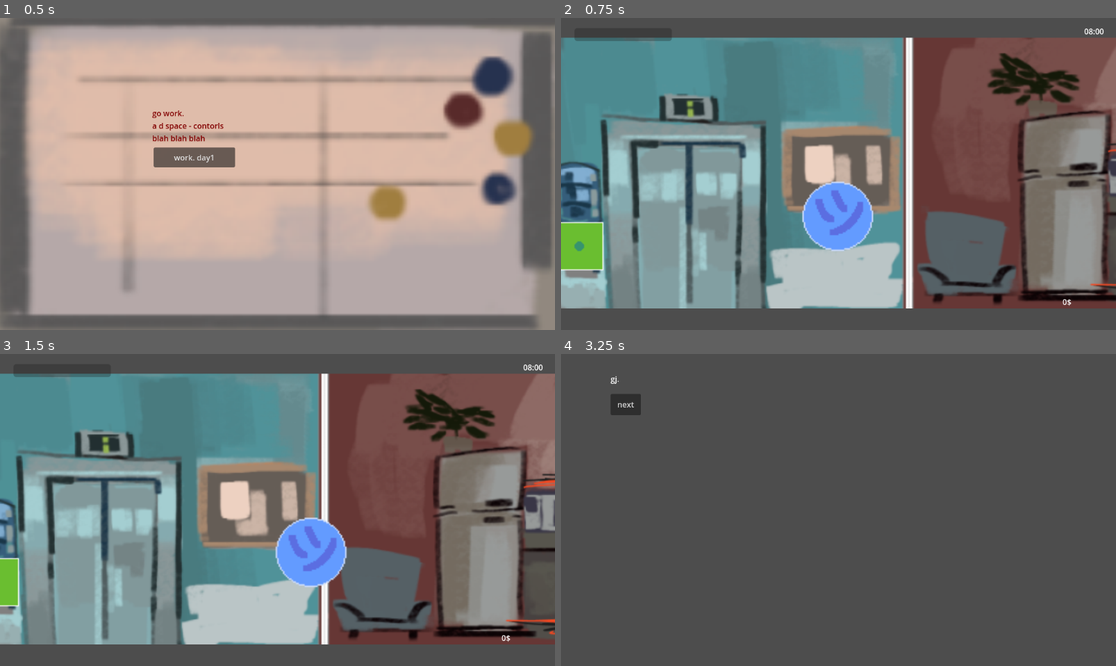
Above: before the commit, frames 1-4 (two rows, left to right).
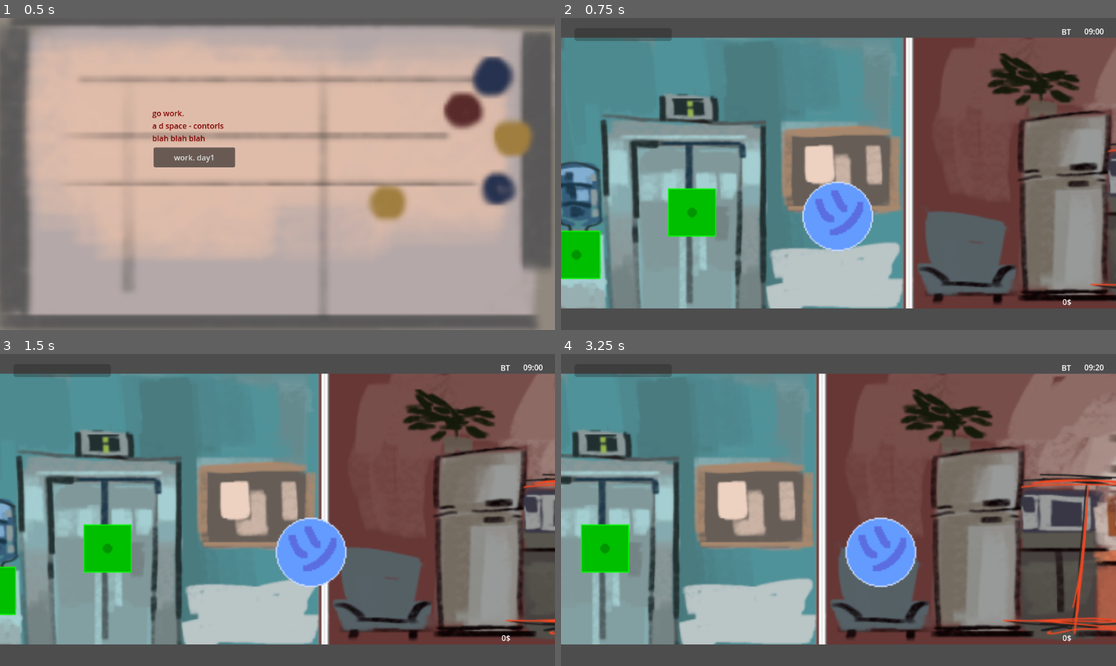
Above: after the commit, the same moments.

Repository: stayawayfrommeow/forced-2-quit
Game: Godot game, scene res://global.tscn
Same seed, same stepped clock (60 frames per second), same inputs: the game is played once before the commit and once after it.
Inputs:
- Up to frame 1 (0.5 s): no input
- Up to frame 2 (0.75 s): click "work. day1" at 0.5 s
- Up to frame 3 (1.5 s): tap Enter at 1.25 s; hold Right (move_right) from 1.28 s (still down); hold Space (interact) from 1.28 s (still down)
- Up to frame 4 (3.25 s): release Right (move_right) at 2.03 s; release Space (interact) at 2.03 s; hold Left (move_left) 2.03-2.78 s; tap Space (interact) at 2.1 s; hold Right (move_right) from 2.78 s (still down); hold Space (interact) from 2.78 s (still down)

Frame 1 is identical in both runs. In frame 2, 2.8% of the frame differs, in the area x 0-96%, y 3-84%; in frame 3, 2.0%; in frame 4, 77%, in the area x 0-100%, y 3-94%.

Commit message:
events genrator

Diff:
--- a/day1/day1.tscn
+++ b/day1/day1.tscn
@@ -27,17 +27,14 @@
 texture = ExtResource("2_wxk1o")
 metadata/_edit_lock_ = true
 
-[node name="Interactable" parent="." instance=ExtResource("3_wxk1o")]
-visible = false
-position = Vector2(-52, 237)
+[node name="Interactable" parent="." groups=["Interactables", "cooler"] instance=ExtResource("3_wxk1o")]
+position = Vector2(-55, 246)
 
-[node name="Interactable2" parent="." instance=ExtResource("3_wxk1o")]
-visible = false
-position = Vector2(-714, 246)
+[node name="Interactable2" parent="." groups=["Interactables", "printer"] instance=ExtResource("3_wxk1o")]
+position = Vector2(-725, 243)
 
-[node name="Interactable3" parent="." instance=ExtResource("3_wxk1o")]
-visible = false
-position = Vector2(451, 202)
+[node name="Interactable3" parent="." groups=["Interactables", "elevator"] instance=ExtResource("3_wxk1o")]
+position = Vector2(65, 202)
 
 [node name="win_screen_placeholder" type="Label" parent="."]
 visible = false
--- a/day1/day_1.gd
+++ b/day1/day_1.gd
@@ -8,9 +8,6 @@
 
 # Called when the node enters the scene tree for the first time.
 func _ready():
-	quest1.visible = true
-	quest2.visible = false
-	quest3.visible = false
 	win_screen.visible = false
 
 	pass # Replace with function body.
@@ -20,23 +17,23 @@
 func _process(delta):
 	pass
 
-#quest 1 completed
-func _on_interactable_tree_exited():
-	quest2.visible = true
-	quest3.visible = false
-	pass # Replace with function body.
-
-#quest 2 completed
-func _on_interactable_2_tree_exited():
-	quest3.visible = true
-
-
-	pass # Replace with function body.
-
-#quest 3 completed
-func _on_interactable_3_tree_exited():
-	win_screen.visible = true
-
-
-	Global.endDay(1)
-	pass # Replace with function body.
+##quest 1 completed
+#func _on_interactable_tree_exited():
+	#quest2.visible = true
+	#quest3.visible = false
+	#pass # Replace with function body.
+#
+##quest 2 completed
+#func _on_interactable_2_tree_exited():
+	#quest3.visible = true
+#
+	#
+	#pass # Replace with function body.
+#
+##quest 3 completed
+#func _on_interactable_3_tree_exited():
+	#win_screen.visible = true
+#
+	#
+	#Global.end_current_day()
+	#pass # Replace with function body.
--- a/day_passed/day_passed.gd
+++ b/day_passed/day_passed.gd
@@ -12,5 +12,5 @@
 
 
 func _on_button_pressed():
-	get_tree().change_scene_to_file("res://day1/day1.tscn")
+	Global.start_next_day()
 	pass # Replace with function body.
--- a/global.gd
+++ b/global.gd
@@ -2,10 +2,57 @@
 
 signal upd_stress(val)
 signal upd_bank(val)
+signal upd_day(val)
 
 var day1scn = preload("res://day1/day1.tscn")
 var letter_scn = preload("res://starting_letter/starting_letter.tscn")
 var stressbar = "res://stressbar/stressbar.tscn"
+
+const events := [
+	[
+		{
+			"group": "cooler",
+			"lifetime": 5,
+			"stress": 5,
+			"bank": 50,
+			"penalty": 20,
+			"name": "Распечатать документы",
+			"eventTimes": [6, 12, 18, 24, 30, 36]
+		}
+	],
+	[
+				{
+			"group": "printer",
+			"lifetime": 5,
+			"stress": 5,
+			"bank": 50,
+			"penalty": 20,
+			"name": "Распечатать документы",
+			"eventTimes": [6, 12, 18, 24]
+		},
+		{
+			"group": "cooler",
+			"lifetime": 5,
+			"stress": 10,
+			"bank": 50,
+			"penalty": 20,
+			"name": "Попить воду",
+			"eventTimes": [3, 9, 15, 21]
+		},
+		{
+			"group": "elevator",
+			"lifetime": 5,
+			"stress": 20,
+			"bank": 50,
+			"penalty": 20,
+			"name": "Погулять",
+			"eventTimes": [30, 36, 42]
+		}
+	],
+	[],
+	[],
+	[]
+]
 
 var MAX_STRESS = 100
 @export var stress = 0:
@@ -34,12 +81,42 @@
 	get_tree().change_scene_to_packed(letter_scn)
 	pass # Replace with function body.
 
-func goToDay(number):
-	match number:
-		1:
-			get_tree().change_scene_to_packed(day1scn)
-		2:
-			get_tree().change_scene_to_file("res://day1/day1.tscn")
+var day = 1
 
-func endDay(number):
+
+func generate_events(time_tick: int):
+	for event in events[day - 1]:
+		if (event.eventTimes.has(time_tick)):
+			var nodes = get_tree().get_nodes_in_group(event.group)
+			for i in range(nodes.size()):
+				var val = nodes[i]
+				if (!val.activated):
+					val.activate(event.lifetime, event.penalty, event.stress, event.bank, event.name)
+					break;
+
+
+
+	#var nodes = get_tree().get_nodes_in_group("Interactables")
+	#for i in range(nodes.size()):
+		#var val = nodes[i]
+#
+		#if schedule[i].has(time_tick):
+			#val.activate()
+			#print("Активация", i)
+
+func start_next_day():
+	var nodes = get_tree().get_nodes_in_group("Interactables")
+	for i in range(nodes.size()):
+		var val = nodes[i]
+		if (val.activated):
+			val.deactivate()
+
+	stress = -stress
+	day += 1
+	emit_signal('upd_day', day)
+
+
+	get_tree().change_scene_to_file("res://day1/day1.tscn")
+
+func end_current_day():
 	get_tree().change_scene_to_file("res://day_passed/day_passed.tscn")
--- /dev/null
+++ b/gui/day/day.gd
@@ -0,0 +1,14 @@
+extends Control
+
+@onready var dayLabel = $Label
+
+const days = ["ПН", "ВТ", "СР", "ЧТ", "ПТ", "СБ", "ВС"]
+
+# Called when the node enters the scene tree for the first time.
+func _ready():
+	dayLabel.text = str(days[Global.day])
+	Global.upd_day.connect(upd_day)
+	pass # Replace with function body.
+
+func upd_day(val):
+	dayLabel.text = str(days[val])
--- /dev/null
+++ b/gui/day/day.tscn
@@ -0,0 +1,18 @@
+[gd_scene load_steps=2 format=3 uid="uid://b12vsoltw4wp1"]
+
+[ext_resource type="Script" uid="uid://djl0o3mb6opve" path="res://gui/day/day.gd" id="1_57oio"]
+
+[node name="Bank" type="Control"]
+layout_mode = 3
+anchors_preset = 15
+anchor_right = 1.0
+anchor_bottom = 1.0
+grow_horizontal = 2
+grow_vertical = 2
+script = ExtResource("1_57oio")
+
+[node name="Label" type="Label" parent="."]
+layout_mode = 0
+offset_right = 48.0
+offset_bottom = 28.0
+text = "ПН"
--- a/gui/gui.tscn
+++ b/gui/gui.tscn
@@ -1,8 +1,9 @@
-[gd_scene load_steps=4 format=3 uid="uid://ddtvttl6lwx85"]
+[gd_scene load_steps=5 format=3 uid="uid://ddtvttl6lwx85"]
 
 [ext_resource type="PackedScene" uid="uid://cnqxjfj636es5" path="res://gui/stressbar/stressbar.tscn" id="1_yw5qc"]
 [ext_resource type="PackedScene" uid="uid://dalinajj3vicw" path="res://gui/timer/timer.tscn" id="2_ioifv"]
 [ext_resource type="PackedScene" uid="uid://bqysnnsh10kqh" path="res://gui/bank/bank.tscn" id="3_q46mf"]
+[ext_resource type="PackedScene" uid="uid://b12vsoltw4wp1" path="res://gui/day/day.tscn" id="4_n360k"]
 
 [node name="Gui" type="CanvasLayer"]
 
@@ -23,3 +24,9 @@
 offset_top = 578.0
 offset_right = -29.0
 offset_bottom = -24.0
+
+[node name="Day" parent="." instance=ExtResource("4_n360k")]
+offset_left = 1039.0
+offset_top = 17.0
+offset_right = -78.0
+offset_bottom = -604.0
--- a/gui/timer/timer.gd
+++ b/gui/timer/timer.gd
@@ -6,12 +6,11 @@
 @onready var timer = $"../Timer"
 @onready var clock_text = $Label
 var total_time
-var START_HOURS = 08
-var START_MINUTES = 00
 
 # Called when the node enters the scene tree for the first time.
 func _ready():
 	total_time = 0
+	calc_time(total_time)
 	pass # Replace with function body.
 
 
@@ -19,17 +18,27 @@
 func _process(delta):
 	pass
 
-func calc_time (total_time):
-	var total_minutes = total_time * MINUTERS_PER_TICK
-	var total_hours = floor(total_minutes / MINUTES_PER_HOUR)
-	var pretty_minutes = total_minutes % MINUTES_PER_HOUR
-	var pretty_hours = START_HOURS + total_hours
-	clock_text.text = str(pretty_hours, ':', pretty_minutes)
-	pass
+func calc_time(total_time : int) -> void:
+	# константы, которые должны быть где-то объявлены
+	const MINUTERS_PER_TICK := 10          # сколько минут игрового времени в одном тике
+	const MINUTES_PER_HOUR  := 60
+	const START_HOURS       := 9
+
+	var total_minutes := total_time * MINUTERS_PER_TICK
+	var hours   := START_HOURS + total_minutes / MINUTES_PER_HOUR
+	var minutes := total_minutes % MINUTES_PER_HOUR
+
+	# %02d — всегда две цифры, с ведущим нулём
+	clock_text.text = "%02d:%02d" % [hours, minutes]
 
 
 
 func _on_timer_timeout():
 	total_time += 1
 	calc_time(total_time)
+
+	Global.generate_events(total_time)
+
+	if (total_time > 54):
+		Global.end_current_day()
 	pass # Replace with function body.
--- a/interactables/interactable.gd
+++ b/interactables/interactable.gd
@@ -7,53 +7,77 @@
 @onready var player_near = false
 @onready var obj_sprt = $AnimatedSprite2D
 @onready var killtimer = $kill_timer
+@onready var activate_timer = $activate_timer
 
 @export var stress = 15
 @export var money = 100
 
 var DURATION = 3
 
+@export var activated = false
+
+var event_penalty = 0
+var event_bank = 0
+var event_stress = 0
+
 # Called when the node enters the scene tree for the first time.
 func _ready():
 	#обект видно
 	obj_sprt.visible = true
-
 	#по умолчанию попапы скрыты
 	interact_popup.visible = false
 	gj_popup.visible = false
+	obj_sprt.modulate = Color.GREEN
 
-
-	pass # Replace with function body.
+	pass # Replace with function body.a
 
 # Called every frame. 'delta' is the elapsed time since the previous frame.
 func _process(delta):
 	pass
 
 func _input(event: InputEvent):
-	if (player_near and event.is_action_pressed("interact")):
-		gj_popup.visible = true
-		obj_sprt.visible = false
+	if (activated and player_near and event.is_action_pressed("interact")):
 		interact_popup.visible = false
-		killtimer.start(1)
-		Global.stress = stress
-
+		if (stress):
+			Global.stress = event_stress
+			Global.bank = event_bank
+		deactivate()
 	pass
 
+
+func activate(lifetime, penalty, stress, bank, name):
+	interact_popup.text = name
+	activate_timer.start(lifetime)
+	event_penalty = penalty
+	event_stress = stress
+	event_bank = bank
+
+	activated = true
+	obj_sprt.modulate = Color.RED
+	_update_popup()
+
+func deactivate():
+	activated = false
+	obj_sprt.modulate = Color.GREEN
+	interact_popup.visible = false
+	activate_timer.stop()
+
 func _on_area_2d_body_entered(body):
-	#если плеер подошёл, то показываем попап
 	player_near = true
-	interact_popup.visible = true
-	animations.play("popup_enter")
+	_update_popup()
+	pass # Replace with function body.
 
-
-	pass # Replace with function body.
+func _update_popup():
+	interact_popup.visible = player_near and activated
+	if player_near and activated:
+		animations.play("popup_enter")
+	else:
+		animations.play("popup_escape")
 
 
 func _on_area_2d_body_exited(body):
-	#если плеер отошёл, то скрываем попап
 	player_near = false
-	animations.play("popup_escape")
-
+	_update_popup()
 	pass # Replace with function body.
 
 
@@ -67,3 +91,9 @@
 func _on_kill_timer_timeout():
 	queue_free()
 	pass # Replace with function body.
+
+
+func _on_activate_timer_timeout() -> void:
+	Global.stress = event_penalty
+	deactivate()
+	pass # Replace with function body.
--- a/interactables/interactable.tscn
+++ b/interactables/interactable.tscn
@@ -1,25 +1,65 @@
-[gd_scene load_steps=10 format=3 uid="uid://dsrb3848nvwuy"]
+[gd_scene load_steps=12 format=3 uid="uid://dsrb3848nvwuy"]
 
 [ext_resource type="Script" uid="uid://n51lk83yitjg" path="res://interactables/interactable.gd" id="1_7t3he"]
 [ext_resource type="Texture2D" uid="uid://chx3u7ssyuop5" path="res://player_character/sprt_placeholder.png" id="1_kdhm5"]
+[ext_resource type="Texture2D" uid="uid://ba21rj5cug2jp" path="res://interactables/1.png" id="3_lbwal"]
 
 [sub_resource type="AtlasTexture" id="AtlasTexture_7t3he"]
 atlas = ExtResource("1_kdhm5")
 region = Rect2(128, 0, 64, 64)
+
+[sub_resource type="AtlasTexture" id="AtlasTexture_fkvvg"]
+atlas = ExtResource("3_lbwal")
+region = Rect2(64, 0, 64, 64)
 
 [sub_resource type="SpriteFrames" id="SpriteFrames_lbwal"]
 animations = [{
 "frames": [{
 "duration": 1.0,
 "texture": SubResource("AtlasTexture_7t3he")
+}, {
+"duration": 1.0,
+"texture": SubResource("AtlasTexture_fkvvg")
 }],
 "loop": true,
 "name": &"default",
+"speed": 5.0
+}, {
+"frames": [],
+"loop": true,
+"name": &"new_animation",
 "speed": 5.0
 }]
 
 [sub_resource type="RectangleShape2D" id="RectangleShape2D_kdhm5"]
 size = Vector2(116, 114.5)
+
+[sub_resource type="Animation" id="Animation_lbwal"]
+length = 0.001
+tracks/0/type = "value"
+tracks/0/imported = false
+tracks/0/enabled = true
+tracks/0/path = NodePath(".:scale")
+tracks/0/interp = 1
+tracks/0/loop_wrap = true
+tracks/0/keys = {
+"times": PackedFloat32Array(0),
+"transitions": PackedFloat32Array(1),
+"update": 0,
+"values": [Vector2(1, 1)]
+}
+tracks/1/type = "value"
+tracks/1/imported = false
+tracks/1/enabled = true
+tracks/1/path = NodePath(".:self_modulate")
+tracks/1/interp = 1
+tracks/1/loop_wrap = true
+tracks/1/keys = {
+"times": PackedFloat32Array(0),
+"transitions": PackedFloat32Array(1),
+"update": 0,
+"values": [Color(1, 1, 1, 1)]
+}
 
 [sub_resource type="Animation" id="Animation_7t3he"]
 resource_name = "popup_enter"
@@ -46,33 +86,6 @@
 "transitions": PackedFloat32Array(1, 1),
 "update": 0,
 "values": [Color(1, 1, 1, 0), Color(1, 1, 1, 1)]
-}
-
-[sub_resource type="Animation" id="Animation_lbwal"]
-length = 0.001
-tracks/0/type = "value"
-tracks/0/imported = false
-tracks/0/enabled = true
-tracks/0/path = NodePath(".:scale")
-tracks/0/interp = 1
-tracks/0/loop_wrap = true
-tracks/0/keys = {
-"times": PackedFloat32Array(0),
-"transitions": PackedFloat32Array(1),
-"update": 0,
-"values": [Vector2(1, 1)]
-}
-tracks/1/type = "value"
-tracks/1/imported = false
-tracks/1/enabled = true
-tracks/1/path = NodePath(".:self_modulate")
-tracks/1/interp = 1
-tracks/1/loop_wrap = true
-tracks/1/keys = {
-"times": PackedFloat32Array(0),
-"transitions": PackedFloat32Array(1),
-"update": 0,
-"values": [Color(1, 1, 1, 1)]
 }
 
 [sub_resource type="Animation" id="Animation_fkvvg"]
@@ -153,7 +166,10 @@
 
 [node name="kill_timer" type="Timer" parent="."]
 
+[node name="activate_timer" type="Timer" parent="."]
+
 [connection signal="body_entered" from="Area2D" to="." method="_on_area_2d_body_entered"]
 [connection signal="body_exited" from="Area2D" to="." method="_on_area_2d_body_exited"]
 [connection signal="animation_finished" from="Interact_popup/AnimationPlayer" to="." method="_on_animation_player_animation_finished"]
 [connection signal="timeout" from="kill_timer" to="." method="_on_kill_timer_timeout"]
+[connection signal="timeout" from="activate_timer" to="." method="_on_activate_timer_timeout"]
--- a/starting_letter/starting_letter.gd
+++ b/starting_letter/starting_letter.gd
@@ -1,5 +1,5 @@
 extends Node2D
-
+var day1scn = preload("res://day1/day1.tscn")
 
 # Called when the node enters the scene tree for the first time.
 func _ready():
@@ -12,5 +12,5 @@
 
 
 func _on_button_pressed():
-	Global.goToDay(1)
+	get_tree().change_scene_to_packed(day1scn)
 	pass # Replace with function body.
Not shown, added: gui/day/day.gd.uid
